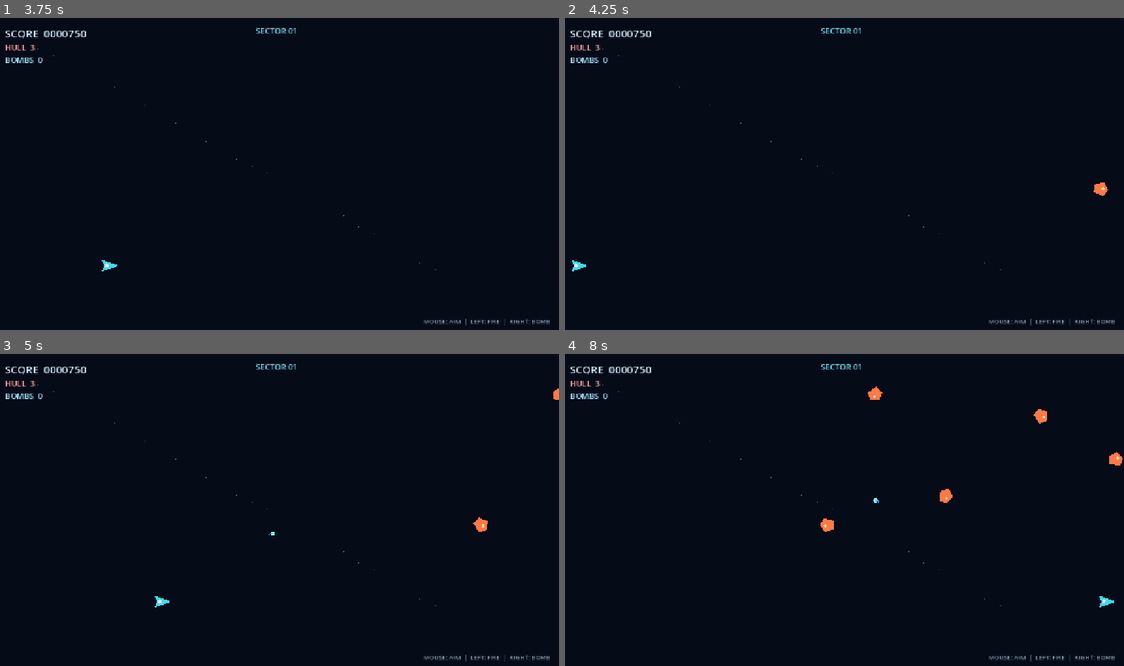
Above: before the commit, frames 1-4 (two rows, left to right).
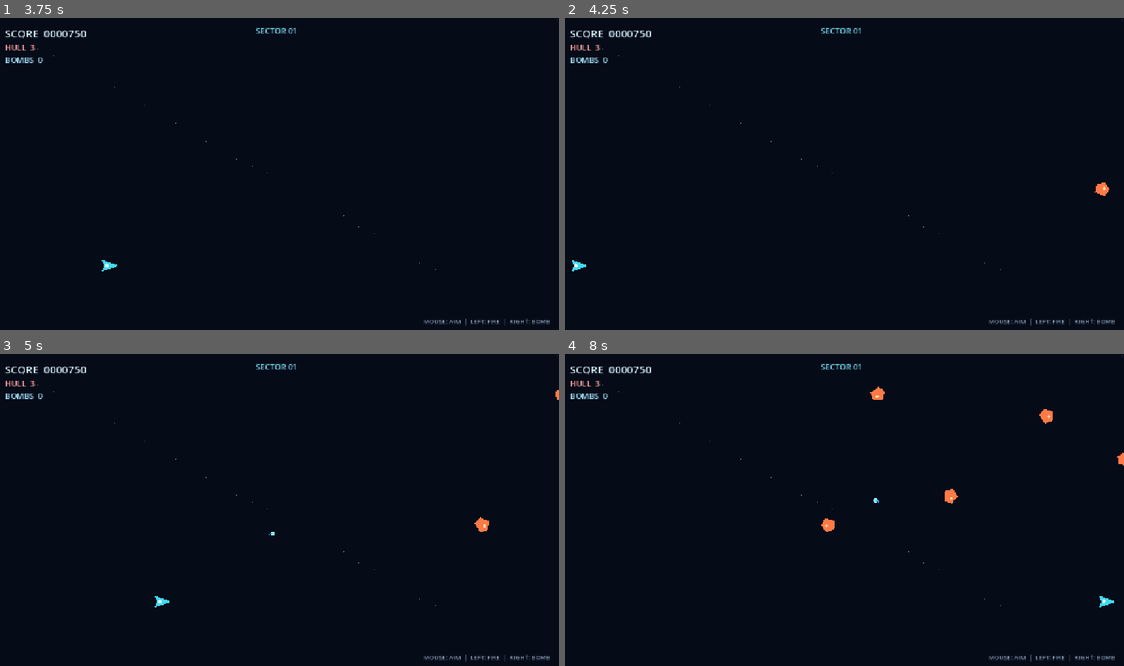
Above: after the commit, the same moments.

Repository: Iulian-hub/RUNAWAY-RABBIT-DECOMP
Game: Godot game, scene res://scenes/main.tscn
The game is run twice, just before and just after one commit, with the same random seed, the same clock (stepped at 60 frames per second) and the same inputs. This scene is started directly instead of the project's main scene.
Inputs (mouse positions are in pixels of both pictures, inside the frame that each line leads up to):
- Up to frame 1 (3.75 s): tap Enter at 0.5 s; move the mouse to (245, 239) at 0.52 s; hold D (move_right) 0.53-2.03 s; right-click (245, 239) at 0.6 s; click (245, 239) at 0.67 s; move the mouse to (447, 223) at 1.27 s; click (447, 223) at 1.35 s; move the mouse to (106, 130) at 2.02 s; hold A (move_left) from 2.03 s (still down); right-click (106, 130) at 2.1 s; tap Space at 2.75 s; move the mouse to (307, 177) at 2.77 s; click (307, 177) at 2.85 s; move the mouse to (190, 96) at 3.52 s; right-click (190, 96) at 3.6 s
- Up to frame 2 (4.25 s): keep holding A (move_left)
- Up to frame 3 (5 s): move the mouse to (402, 497) at 4.27 s; release A (move_left) at 4.28 s; hold D (move_right) from 4.28 s (still down); click (402, 497) at 4.35 s
- Up to frame 4 (8 s): keep holding D (move_right); move the mouse to (727, 528) at 5.02 s; right-click (727, 528) at 5.1 s; click (727, 528) at 5.17 s; move the mouse to (900, 444) at 5.77 s; click (900, 444) at 5.85 s; move the mouse to (810, 575) at 6.52 s; right-click (810, 575) at 6.6 s; move the mouse to (1012, 559) at 7.27 s; click (1012, 559) at 7.35 s

Frame 1 is identical in both runs. In frame 2, less than 0.1% of the frame differs, in the area x 94-98%, y 52-58%; in frame 3, less than 0.1%; in frame 4, 0.3%, in the area x 45-100%, y 10-58%.

Commit message:
Remove prototype time-based difficulty ramp

Diff:
--- a/runaway-rabbit-clona/scripts/main.gd
+++ b/runaway-rabbit-clona/scripts/main.gd
@@ -36,8 +36,8 @@
 	_spawn_timer -= delta
 	if _spawn_timer <= 0.0:
 		_spawn_enemy()
-		var difficulty := minf(_elapsed / 100.0, 0.65)
-		_spawn_timer = randf_range(0.75, 1.35) - difficulty * 0.35
+		# Spawn pacing will be driven by authored level events, not a global difficulty ramp.
+		_spawn_timer = randf_range(0.75, 1.35)
 	_check_hits()
 
 func _spawn_enemy() -> void:
